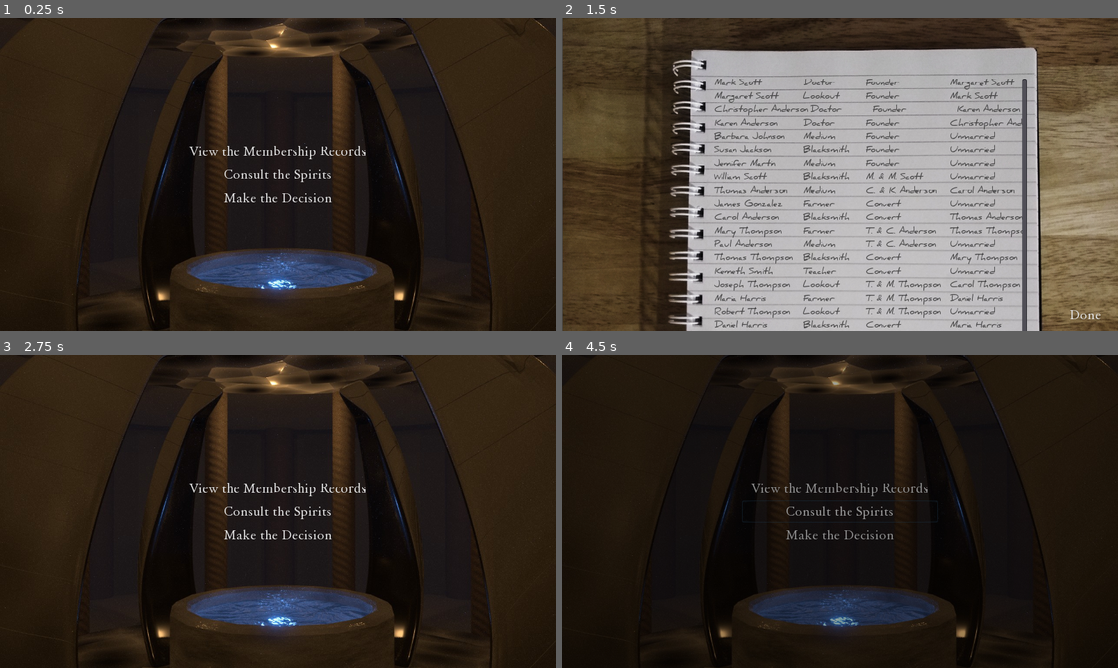
Above: before the commit, frames 1-4 (two rows, left to right).
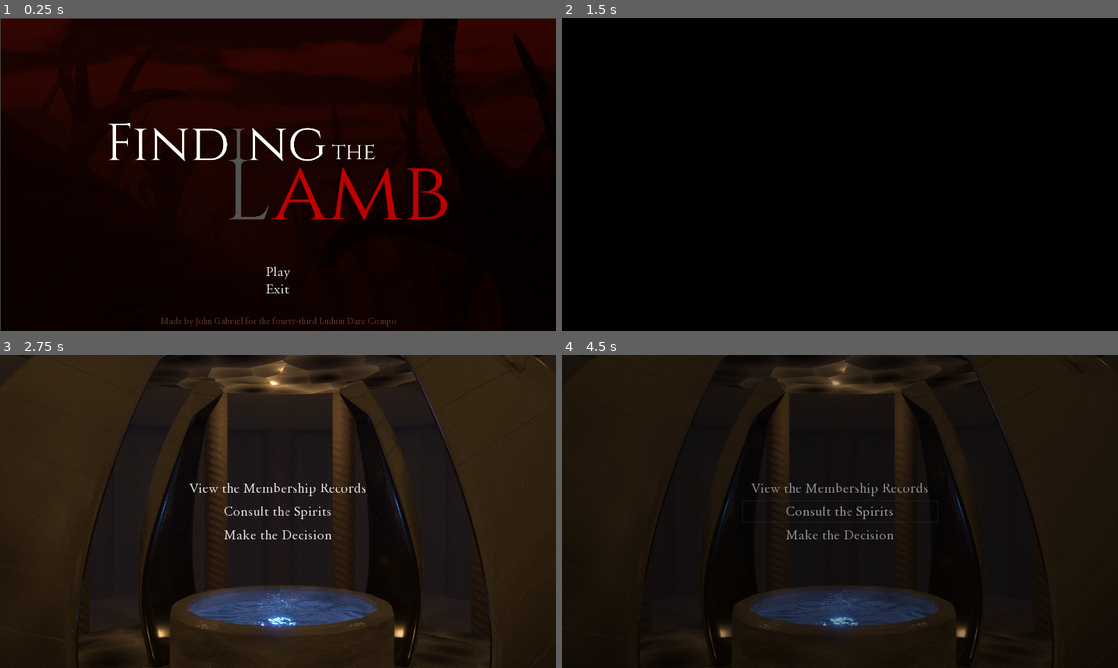
Above: after the commit, the same moments.

Repository: KenYam-Phoenix/finding-the-lamb
Game: Godot game, scene res://scenes/TitleScreen.tscn
Two runs of this game, one before a commit and one after it. Both use one fixed random seed, a clock stepped at 60 frames per second and the inputs below. Before the commit the project starts from res://scenes/Overworld.tscn.
Inputs (mouse positions are in pixels of both pictures, inside the frame that each line leads up to):
- Up to frame 1 (0.25 s): no input
- Up to frame 2 (1.5 s): click (840, 271) at 0.5 s, where only the run after the commit has a clickable "Play"; click (840, 149) at 1.25 s, where only the run before the commit has a clickable "View the Membership Records"
- Up to frame 3 (2.75 s): click (522, 652) at 2 s, where only the run before the commit has a clickable "Done"
- Up to frame 4 (4.5 s): click "View the Membership Records" at 2.75 s; click "Done" at 3.5 s; click "Consult the Spirits" at 4.25 s

The runs differ from the first frame. In frame 1, 63% of the frame differs, in the area x 0-100%, y 0-100%; in frame 2, 100%; in frame 3, less than 0.1%; in frame 4, less than 0.1%.

Commit message:
Add title screen

Diff:
--- /dev/null
+++ b/fonts/SmallText.tres
@@ -0,0 +1,12 @@
+[gd_resource type="DynamicFont" load_steps=2 format=2]
+
+[ext_resource path="res://fonts/DAYROM__.ttf" type="DynamicFontData" id=1]
+
+[resource]
+
+size = 20
+outline_size = 0
+outline_color = Color( 1, 1, 1, 1 )
+use_mipmaps = false
+use_filter = false
+font_data = ExtResource( 1 )
--- a/project.godot
+++ b/project.godot
@@ -16,7 +16,7 @@
 [application]
 
 config/name="Finding the Lamb"
-run/main_scene="res://scenes/Overworld.tscn"
+run/main_scene="res://scenes/TitleScreen.tscn"
 config/icon="res://icon.png"
 
 [autoload]
--- /dev/null
+++ b/scenes/TitleScreen.tscn
@@ -0,0 +1,132 @@
+[gd_scene load_steps=6 format=2]
+
+[ext_resource path="res://scripts/TitleScreen.gd" type="Script" id=1]
+[ext_resource path="res://graphics/woods.jpg" type="Texture" id=2]
+[ext_resource path="res://graphics/logo.png" type="Texture" id=3]
+[ext_resource path="res://fonts/SmallText.tres" type="DynamicFont" id=4]
+[ext_resource path="res://fonts/Tutorial.tres" type="DynamicFont" id=5]
+
+[node name="TitleScreen" type="Control"]
+anchor_left = 0.0
+anchor_top = 0.0
+anchor_right = 1.0
+anchor_bottom = 1.0
+rect_pivot_offset = Vector2( 0, 0 )
+rect_clip_content = false
+mouse_filter = 0
+mouse_default_cursor_shape = 0
+size_flags_horizontal = 1
+size_flags_vertical = 1
+script = ExtResource( 1 )
+
+[node name="Background" type="TextureRect" parent="."]
+anchor_left = 0.0
+anchor_top = 0.0
+anchor_right = 1.0
+anchor_bottom = 1.0
+margin_left = 2.0
+margin_top = 1.0
+margin_right = 2.0
+margin_bottom = 1.0
+rect_pivot_offset = Vector2( 0, 0 )
+rect_clip_content = false
+mouse_filter = 1
+mouse_default_cursor_shape = 0
+size_flags_horizontal = 1
+size_flags_vertical = 1
+texture = ExtResource( 2 )
+stretch_mode = 0
+
+[node name="Logo" type="TextureRect" parent="."]
+anchor_left = 0.5
+anchor_top = 0.5
+anchor_right = 0.5
+anchor_bottom = 0.5
+margin_left = -400.0
+margin_top = -132.0
+margin_right = 400.0
+margin_bottom = 132.0
+rect_pivot_offset = Vector2( 0, 0 )
+rect_clip_content = false
+mouse_filter = 1
+mouse_default_cursor_shape = 0
+size_flags_horizontal = 1
+size_flags_vertical = 1
+texture = ExtResource( 3 )
+expand = true
+stretch_mode = 5
+
+[node name="Label_ByLine" type="Label" parent="."]
+anchor_left = 0.0
+anchor_top = 0.0
+anchor_right = 1.0
+anchor_bottom = 1.0
+margin_top = 680.0
+margin_bottom = -6.0
+rect_pivot_offset = Vector2( 0, 0 )
+rect_clip_content = false
+mouse_filter = 2
+mouse_default_cursor_shape = 0
+size_flags_horizontal = 1
+size_flags_vertical = 4
+custom_fonts/font = ExtResource( 4 )
+custom_colors/font_color = Color( 0.392157, 0.211765, 0.211765, 1 )
+text = "Made by John Gabriel for the fourty-third Ludum Dare Compo"
+align = 1
+valign = 1
+percent_visible = 1.0
+lines_skipped = 0
+max_lines_visible = -1
+
+[node name="Button_Play" type="Button" parent="."]
+anchor_left = 0.5
+anchor_top = 0.5
+anchor_right = 0.5
+anchor_bottom = 0.5
+margin_left = -50.0
+margin_top = 200.0
+margin_right = 50.0
+margin_bottom = 237.0
+rect_pivot_offset = Vector2( 0, 0 )
+rect_clip_content = false
+focus_mode = 2
+mouse_filter = 0
+mouse_default_cursor_shape = 0
+size_flags_horizontal = 1
+size_flags_vertical = 1
+custom_fonts/font = ExtResource( 5 )
+toggle_mode = false
+enabled_focus_mode = 2
+shortcut = null
+group = null
+text = "Play"
+flat = true
+align = 1
+
+[node name="Button_Exit" type="Button" parent="."]
+anchor_left = 0.5
+anchor_top = 0.5
+anchor_right = 0.5
+anchor_bottom = 0.5
+margin_left = -50.0
+margin_top = 240.0
+margin_right = 50.0
+margin_bottom = 286.0
+rect_pivot_offset = Vector2( 0, 0 )
+rect_clip_content = false
+focus_mode = 2
+mouse_filter = 0
+mouse_default_cursor_shape = 0
+size_flags_horizontal = 1
+size_flags_vertical = 1
+custom_fonts/font = ExtResource( 5 )
+toggle_mode = false
+enabled_focus_mode = 2
+shortcut = null
+group = null
+text = "Exit"
+flat = true
+align = 1
+
+[connection signal="pressed" from="Button_Play" to="." method="_play"]
+[connection signal="pressed" from="Button_Exit" to="." method="_exit"]
--- /dev/null
+++ b/scripts/TitleScreen.gd
@@ -0,0 +1,11 @@
+extends Control
+
+const obj_transition = preload("res://objects/Transition.tscn")
+
+func _play():
+	var transition = obj_transition.instance()
+	transition.destination = "res://scenes/Overworld.tscn"
+	add_child(transition)
+
+func _exit():
+	get_tree().quit()
Binary file added: graphics/logo.png
Not shown, added: graphics/logo.png.import
